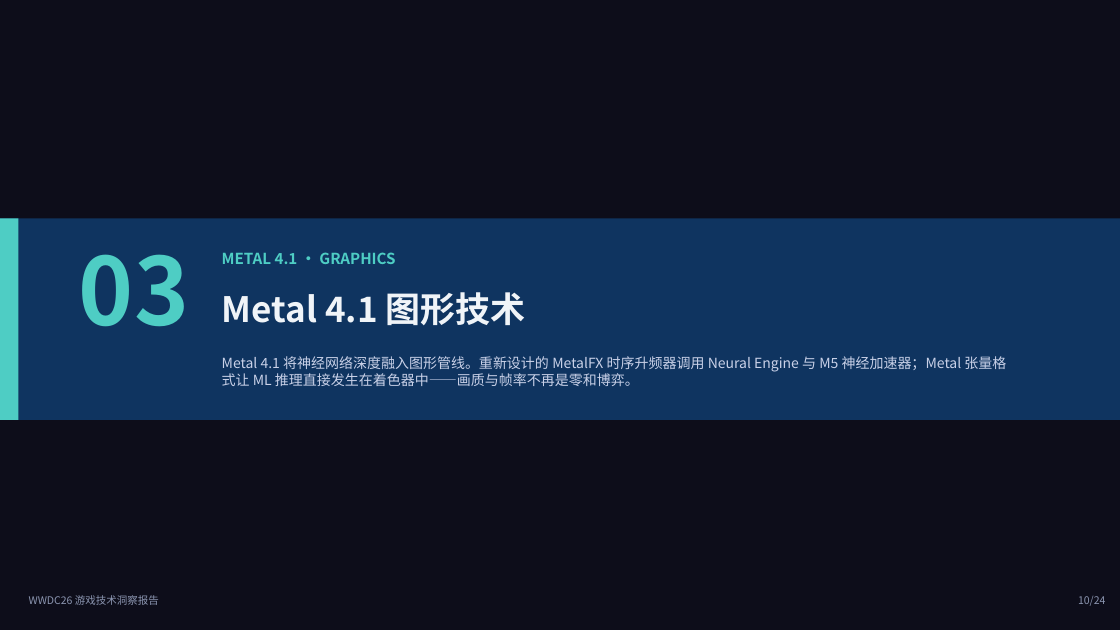
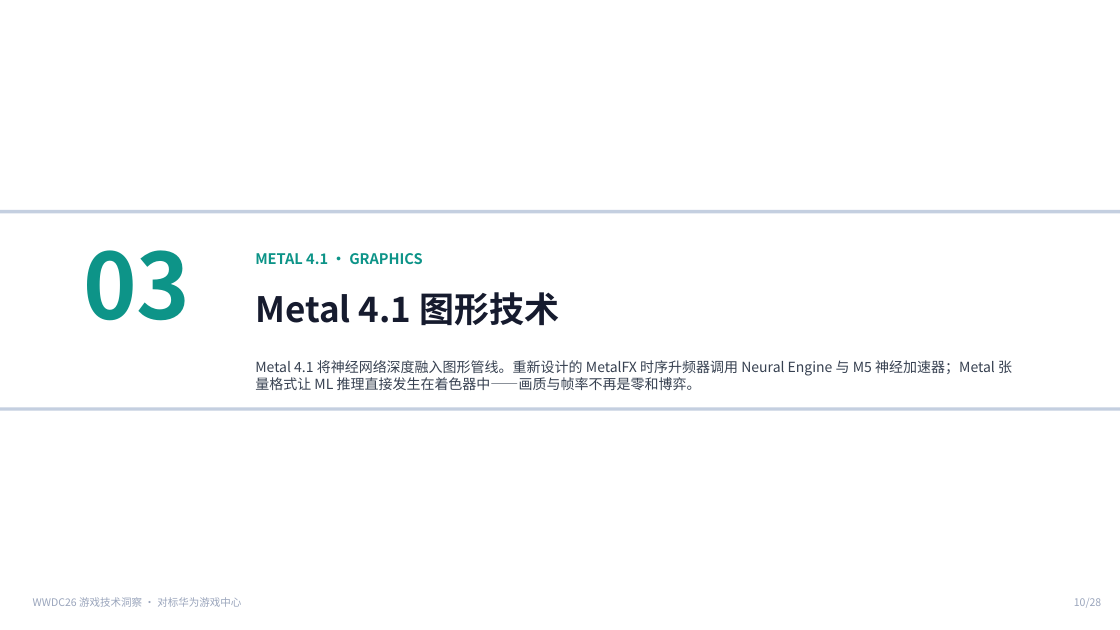
Before and after one commit to xhyha/insight, a slide deck: slide 10 of WWDC26_Gaming_Insight_Report.pptx. Drawn at 1120x630 pixels with LibreOffice and Linux fonts; fonts in the diff are those of the drawing. Boxes give left, top, right and bottom in pixels: in the first picture for what was removed or moved away, otherwise in the second. Text is boxed around its words. In the diff, an @@ line names an element or a change of style, - is before the commit and + after.

Commit message:
WWDC26游戏洞察 v2 - 白底版 + 新增华为游戏中心对标启发 (28 pages)
主要变更：
- 全局改为纯白底色主题（原深色主题）
- 新增第六章「对标华为游戏中心」(5 页)：
  · 华为游戏中心/HMS Game Service 现状速览
  · WWDC26 vs 华为 全维度对比矩阵
  · 对华为游戏中心的 7 大启发（分 2 页）
- 结论与行动建议改为华为视角路线图
- 目录与封面更新，总页数 24→28

7 大启发：AI迁移助手 / NPU神经升频 / 命令行AI调试 /
设备级智能画质预设 / 社交化发现 / 引擎插件资源分包 / 多设备空间游戏

```diff
--- a/WWDC26_Gaming_Insight_Report.pptx
+++ b/WWDC26_Gaming_Insight_Report.pptx
@@ background #0D0D1A to #FFFFFF @@
@@ rectangle: place and size @@
-rectangle at (0,218,1120,420)
+rectangle at (0,210,1120,213)
@@ rectangle at (0,210,1120,213): fill #0F3460 to #C4CFE0 @@
@@ rectangle removed at (0,218,18,420) @@
@@ text "03" at (83,250,190,321): size 80 to 78 pt, text colour #4ECDC4 to #0D9488 @@
@@ text "METAL 4.1 · GRAPHICS": place and size @@
-text "METAL 4.1 · GRAPHICS" at (222,252,395,264)
+text "METAL 4.1 · GRAPHICS" at (255,253,422,264)
@@ text "METAL 4.1 · GRAPHICS" at (255,253,422,264): size 13 to 12.5 pt, text colour #4ECDC4 to #0D9488 @@
@@ text "Metal 4.1 图形技术": place and size @@
-text "Metal 4.1 图形技术" at (222,292,526,325)
+text "Metal 4.1 图形技术" at (255,292,559,325)
@@ text "Metal 4.1 图形技术" at (255,292,559,325): text colour #F0F4F8 to #161B2E @@
@@ text "Metal 4.1 将神经网络深度融入图形管线。重新设计的 MetalFX 时序升频器调用 ...": place and size @@
-text "Metal 4.1 将神经网络深度融入图形管线。重新设计的 MetalFX 时序升频器调用 ..." at (222,356,1006,386)
+text "Metal 4.1 将神经网络深度融入图形管线。重新设计的 MetalFX 时序升频器调用 ..." at (255,360,1012,390)
@@ text "Metal 4.1 将神经网络深度融入图形管线。重新设计的 MetalFX 时序升频器调用 ..." at (255,360,1012,390): text colour #C9D1E8 to #374151 @@
@@ rectangle added at (0,408,1120,411), fill #C4CFE0 @@
@@ text at (33,597,241,607): text changed; text colour #8B95B0 to #9AA5BC @@
-WWDC26 游戏技术洞察报告
+WWDC26 游戏技术洞察 · 对标华为游戏中心
@@ text at (1074,598,1101,608): text changed; text colour #8B95B0 to #9AA5BC @@
-10/24
+10/28
```
Also in this commit, not shown: 22 other slides changed, 5 slides added, 1 slide removed.
